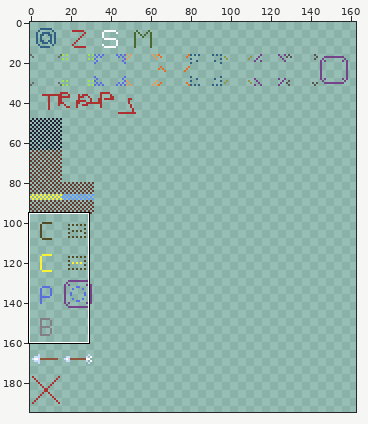
Two versions of one sprite sheet, Adventurer - Simple Roguelite/resources/spritesheet_simple.png. The first picture is a wide view before the edit; the outline marks the close-up.
Close-up. Before:
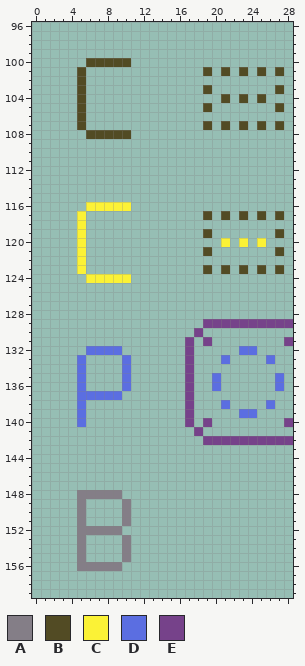
The file is 256x256 pixels. Shown: x 0..28, y 96..159. The wide view leaves out empty margins. The commit also changed other parts of the picture, which this record leaves out.
Palette (. is transparent): A #847e87  B #524b24  C #fbf236  D #5b6ee1  E #76428a
Pixels before, first column x 5:
100 .BBBBB..................
101 B.............B.B.B.B.B.
102 B.......................
103 B.............B.......B.
104 B...............B.B.B...
105 B.............B.......B.
106 B.......................
107 B.............B.B.B.B.B.
108 .BBBBB..................
109 ........................
110 ........................
111 ........................
112 ........................
113 ........................
114 ........................
115 ........................
116 .CCCCC..................
117 C.............B.B.B.B.B.
118 C.......................
119 C.............B.......B.
120 C...............C.C.C...
121 C.............B.......B.
122 C.......................
123 C.............B.B.B.B.B.
124 .CCCCC..................
125 ........................
126 ........................
127 ........................
128 ........................
129 ..............EEEEEEEEEE
130 .............E..........
131 ............E.E........E
132 .DDDD.......E.....DD....
133 D....D......E...D....D..
134 D....D......E...........
135 D....D......E..D......D.
136 D....D......E..D......D.
137 DDDDD.......E...........
138 D...........E...D....D..
139 D...........E.....DD....
140 D...........E.E........E
141 .............E..........
142 ..............EEEEEEEEEE
143 ........................
144 ........................
145 ........................
146 ........................
147 ........................
148 AAAAA...................
149 A....A..................
150 A....A..................
151 A....A..................
152 AAAAA...................
153 A....A..................
154 A....A..................
155 A....A..................
156 AAAAA...................
Now the later version:
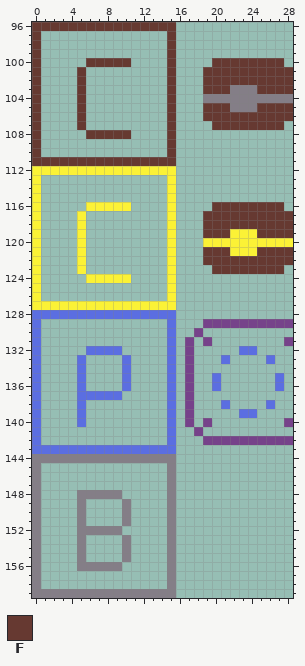
Colours new in this view: F #663931
Edits made:
Changed rows in their new state; - is an unchanged pixel.
first column x 0:
 96 FFFFFFFFFFFFFFFF-------------
 97 F--------------F-------------
 98 F--------------F-------------
 99 F--------------F-------------
100 F-----FFFFF----F----FFFFFFFF-
101 F----F---------F---FFFFFFFFFF
102 F----F---------F---FFFFFFFFFF
103 F----F---------F---FFFAAAFFFF
104 F----F---------F---AAAAAAAAAA
105 F----F---------F---FFFAAAFFFF
106 F----F---------F---FFFFFFFFFF
107 F----F---------F---.FFFFFFFF-
108 F-----FFFFF----F-------------
109 F--------------F-------------
110 F--------------F-------------
111 FFFFFFFFFFFFFFFF-------------
112 CCCCCCCCCCCCCCCC-------------
113 C--------------C-------------
114 C--------------C-------------
115 C--------------C-------------
116 C--------------C----FFFFFFFF-
117 C--------------C---FFFFFFFFFF
118 C--------------C---FFFFFFFFFF
119 C--------------C---FFFCCCFFFF
120 C--------------C---CC-C-C-CCC
121 C--------------C---FFFCCCFFFF
122 C--------------C---FFFFFFFFFF
123 C--------------C---.FFFFFFFF-
124 C--------------C-------------
125 C--------------C-------------
126 C--------------C-------------
127 CCCCCCCCCCCCCCCC-------------
128 DDDDDDDDDDDDDDDD-------------
129 D--------------D-------------
130 D--------------D-------------
131 D--------------D-------------
132 D--------------D-------------
133 D--------------D-------------
134 D--------------D-------------
135 D--------------D-------------
136 D--------------D-------------
137 D--------------D-------------
138 D--------------D-------------
139 D--------------D-------------
140 D--------------D-------------
141 D--------------D-------------
142 D--------------D-------------
143 DDDDDDDDDDDDDDDD-------------
144 AAAAAAAAAAAAAAAA-------------
145 A--------------A-------------
146 A--------------A-------------
147 A--------------A-------------
148 A--------------A-------------
149 A--------------A-------------
150 A--------------A-------------
151 A--------------A-------------
152 A--------------A-------------
153 A--------------A-------------
154 A--------------A-------------
155 A--------------A-------------
156 A--------------A-------------
157 A--------------A-------------
158 A--------------A-------------
159 AAAAAAAAAAAAAAAA-------------
Boxes around the changes in both close-ups, in picture pixels (x1, y1, x2, y2):
changed: (32, 22, 293, 598)
